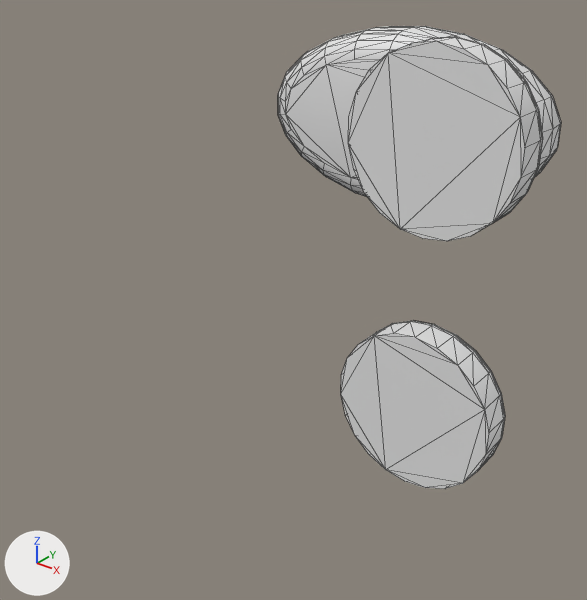
The glTF model Data/Models/Doors/Handles/GLB/handle_01.glb: old version first, new version second.
Before and after are seen from a camera (50 mm lens) standing at (0.0847, -0.1568, 0.0713) and looking at (-0.0153, -0.0319, -0.0062). Arrows for +X, +Y and +Z are at lower left; the lights stay in place. The picture after the commit comes second. Mesh edges are drawn as thin lines. Vertices at exactly the same position are counted once.

The scene before the commit, as lines of its bpy script (objects in view):
```python
me_cylinder_016 = bpy.data.meshes.new('Cylinder.016')
me_cylinder_016.from_pydata(...)  # 910 vertices, 1776 faces; spans x -0.0485..0.0255, y -0.0143..0.0212, z -0.056..0.0481
me_cylinder_016.materials.append(mat_material)  # white #e7e7e7
ob_handle = bpy.data.objects.new('handle', me_cylinder_016)
ob_handle.location = (0.0, 0.0, 0.0)
```
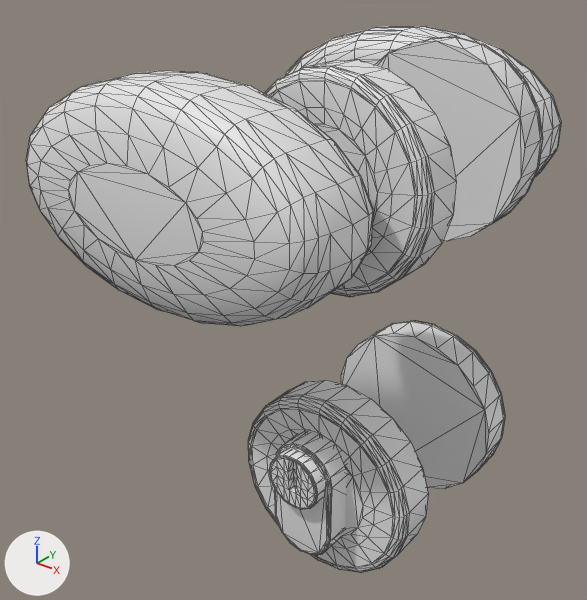
The newer file is also turned or shifted as a whole; pictures and numbers use the older file's frame.

Location of each change, [x1, y1, x2, y2] in pixels of the pictures (587 x 600 px):
'handle', reshaped (89% wider, 18% taller)
    before: [278, 26, 561, 489]
    after: [26, 26, 561, 573]
part 1 of me_cylinder_016, added
    after: [275, 432, 347, 555]
part 2 of me_cylinder_016, added
    after: [269, 450, 324, 510]
part 3 of me_cylinder_016, added
    after: [248, 380, 428, 573]
part 4 of me_cylinder_016, added
    after: [264, 60, 456, 297]
part 5 of me_cylinder_016, added
    after: [26, 71, 373, 326]

The edits, one by one:
me_cylinder_016 is used by ob_handle; location (0.0, 0.0, 0.0).
me_cylinder_016 had 910 vertices, 1776 faces and spanned x -0.0485..0.0255, y -0.0143..0.0212, z -0.056..0.0481.
me_cylinder_016 now has 1820 vertices, 3552 faces and spans x -0.0485..0.0255, y -0.076..0.0212, z -0.056..0.0481.
me_cylinder_016 part 1: the loose piece of 90 vertices spanning x -0.0016..0.0125, y -0.0136..0.0007, z -0.0489..-0.0225 is copied, and the copy is mirrored in y about its middle, then moved by (0.0, -0.0419, 0.0); it spans x -0.0016..0.0125, y -0.0555..-0.0412, z -0.0489..-0.0225.
me_cylinder_016 part 2: the loose piece of 116 vertices spanning x -0.0008..0.0112, y -0.0088..0.0031, z -0.0355..-0.0239 is copied, and the copy is mirrored in y about its middle, then moved by (0.0, -0.0491, 0.0); it spans x -0.0008..0.0112, y -0.0579..-0.046, z -0.0355..-0.0239.
me_cylinder_016 part 3: the loose piece of 198 vertices spanning x -0.0143..0.0255, y -0.0143..-0.0048, z -0.056..-0.0158 is copied, and the copy is mirrored in y about its middle, then moved by (0.0, -0.0357, 0.0); it spans x -0.0143..0.0255, y -0.05..-0.0405, z -0.056..-0.0158.
me_cylinder_016 part 4: the loose piece of 198 vertices spanning x -0.0143..0.0255, y -0.0143..-0.0048, z 0.0079..0.0481 is copied, and the copy is mirrored in y about its middle, then moved by (0.0, -0.0357, 0.0); it spans x -0.0143..0.0255, y -0.05..-0.0405, z 0.0079..0.0481.
me_cylinder_016 part 5: the loose piece of 264 vertices spanning x -0.0485..0.0215, y -0.001..0.0212, z 0.006..0.0467 is copied, and the copy is mirrored in y about its middle, then moved by (0.0, -0.075, 0.0); it spans x -0.0485..0.0215, y -0.076..-0.0538, z 0.006..0.0467.
Other edits to the shape of me_cylinder_016 do not show in these pictures.
